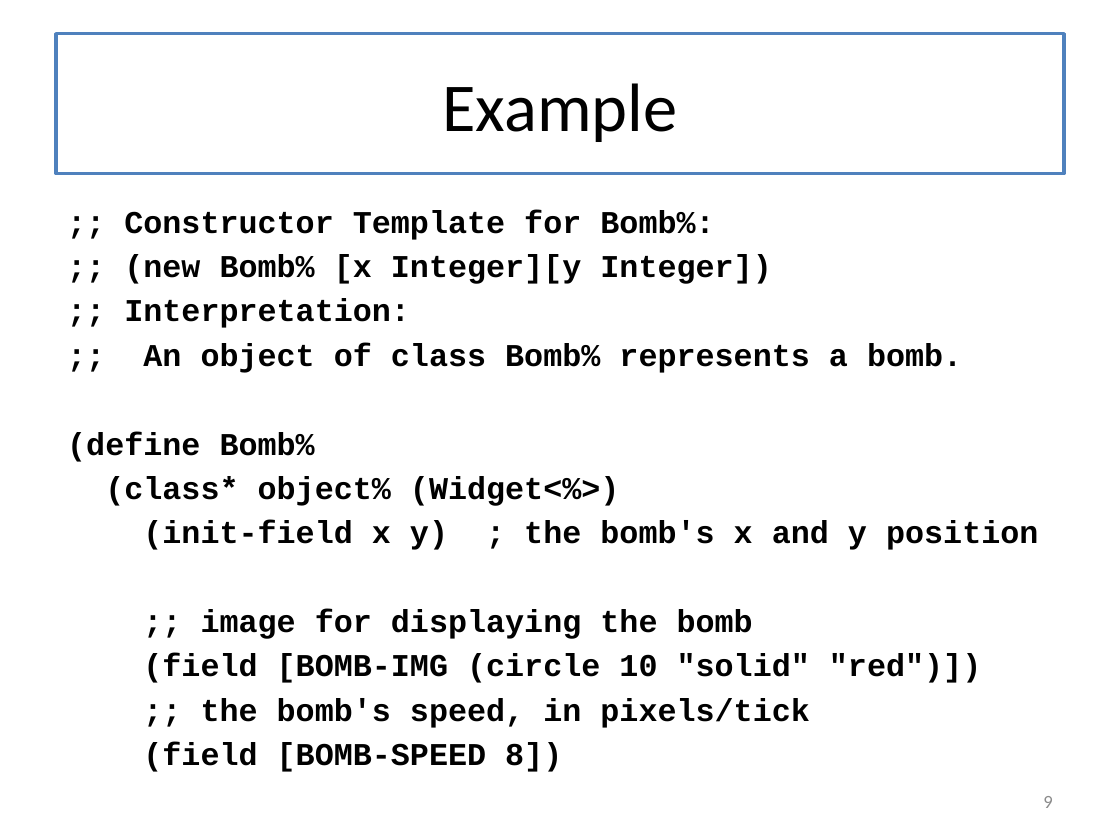
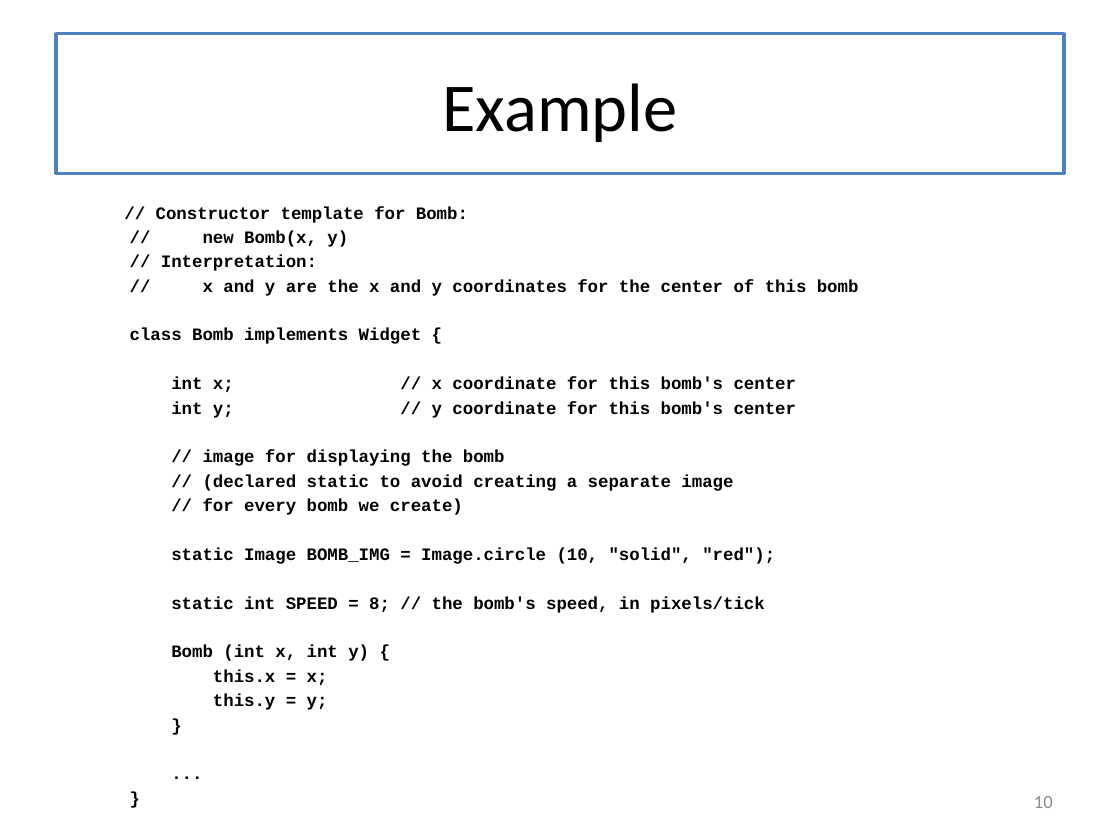
Before and after one commit to mwand/cs5010f17, a slide deck: slide 10 of Slides/Lesson 9.5 The Design Recipe Using Classes.pptx (slide 9 before the commit). Drawn at 1120x840 pixels with LibreOffice and Linux fonts; fonts in the diff are those of the drawing. Boxes give left, top, right and bottom in pixels: in the first picture for what was removed or moved away, otherwise in the second. Text is boxed around its words. In the diff, an @@ line names an element or a change of style, - is before the commit and + after.

```diff
--- a/Slides/Lesson 9.5 The Design Recipe Using Classes.pptx
+++ b/Slides/Lesson 9.5 The Design Recipe Using Classes.pptx
@@ text at [130, 207, 859, 710]: text changed; size 20.4 to 11.2 pt @@
-;; Constructor Template for Bomb%:
-;; (new Bomb% [x Integer][y Integer])
-;; Interpretation:
-;; An object of class Bomb% represents a bomb.
-(define Bomb%
-(class* object% (Widget<%>)
-(init-field x y) ; the bomb's x and y position
-;; image for displaying the bomb
-(field [BOMB-IMG (circle 10 "solid" "red")])
-;; the bomb's speed, in pixels/tick
-(field [BOMB-SPEED 8])
+// Constructor template for Bomb:
+// new Bomb(x, y)
+// Interpretation:
+// x and y are the x and y coordinates for the center of this bomb
+class Bomb implements Widget {
+int x; // x coordinate for this bomb's center
+int y; // y coordinate for this bomb's center
+// image for displaying the bomb
+// (declared static to avoid creating a separate image
+// for every bomb we create)
+static Image BOMB_IMG = Image.circle (10, "solid", "red");
+static int SPEED = 8; // the bomb's speed, in pixels/tick
+Bomb (int x, int y) {
+this.x = x;
+this.y = y;
+}
+...
+}
@@ page number at [1034, 796, 1053, 808]: text changed @@
-9
+10
```
Also in this commit, not shown: 13 other slides changed, 5 slides added, 54 other files.
